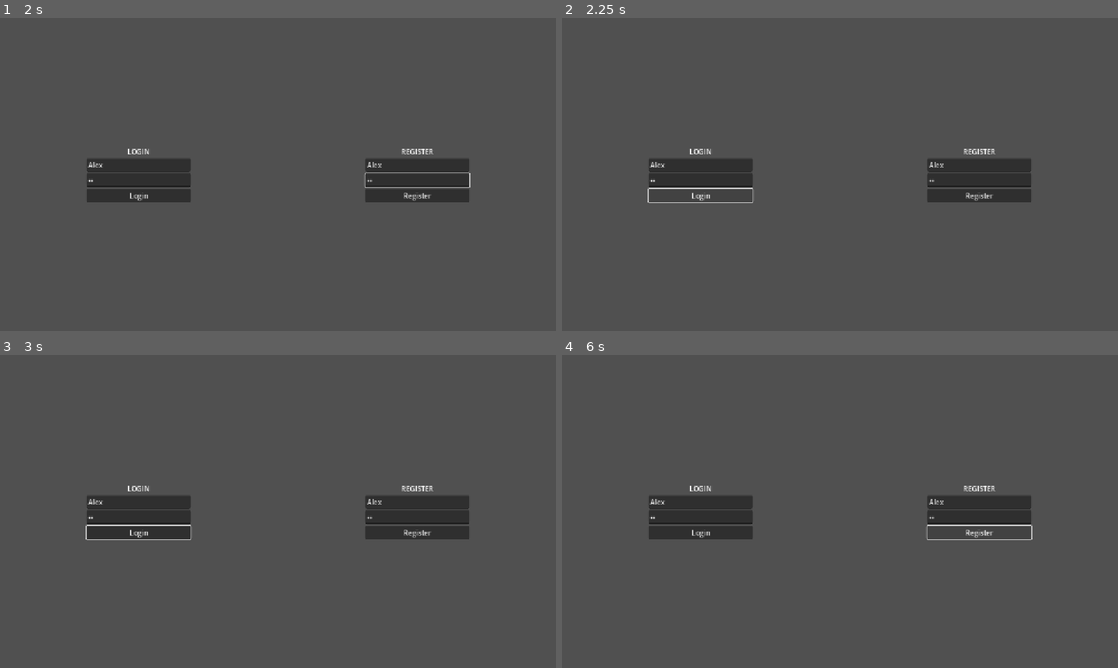
Above: before the commit, frames 1-4 (two rows, left to right).
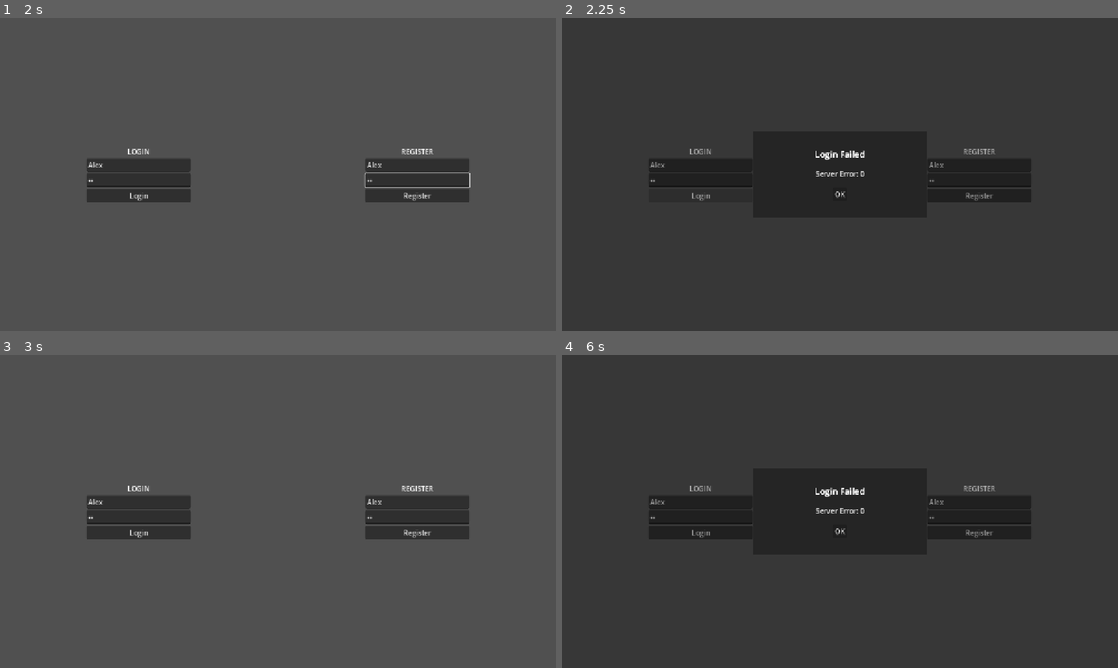
Above: after the commit, the same moments.

Repository: SnappyDragon64/horseshoe-client
Game: Godot game, scene res://game/main.tscn
Two runs of this game, one before a commit and one after it. Both use one fixed random seed, a clock stepped at 60 frames per second and the inputs below. The engine's default icon, where the game draws it, is replaced by a stand-in: a white triangle on a blue panel in a dark square.
Inputs (mouse positions are in pixels of both pictures, inside the frame that each line leads up to):
- Up to frame 1 (2 s): click (139, 165) at 0.52 s; type "Alex" at 0.6 s; click (139, 180) at 0.75 s; type "12" at 0.83 s; click (417, 165) at 0.98 s; type "Alex" at 1.07 s; click (417, 180) at 1.27 s; type "12" at 1.35 s
- Up to frame 2 (2.25 s): click "Login" at 2 s
- Up to frame 3 (3 s): click (278, 530) at 2.75 s, where only the run after the commit has a clickable "OK"
- Up to frame 4 (6 s): click "Register" at 3.5 s; click (840, 530) at 4.25 s, where only the run after the commit has a clickable "OK"; click "Login" at 5 s; click "Register" at 5.75 s

Frame 1 is identical in both runs. In frame 2, 95% of the frame differs, in the area x 0-100%, y 0-100%; in frame 3, 0.1%; in frame 4, 96%.

Commit message:
Simplified UI system

Diff:
--- a/game/core/ui_stack.gd
+++ b/game/core/ui_stack.gd
@@ -1,7 +1,5 @@
 extends CanvasLayer
 
-
-var dimmer: ColorRect
 
 var _view_stack: Array[UIView] = []
 
@@ -12,17 +10,6 @@
 func _ready() -> void:
 	layer = 100
 	set_process_unhandled_input(true)
-	_setup_dimmer()
-
-
-func _setup_dimmer() -> void:
-	dimmer = ColorRect.new()
-	dimmer.name = "Dimmer"
-	dimmer.color = Color(0,0,0,0.5)
-	dimmer.set_anchors_preset(Control.PRESET_FULL_RECT)
-	dimmer.mouse_filter = Control.MOUSE_FILTER_STOP
-	dimmer.visible = false
-	add_child(dimmer)
 
 
 func _unhandled_input(event: InputEvent) -> void:
@@ -31,7 +18,7 @@
 
 	var top: UIView = _view_stack.back()
 
-	if event.is_action_pressed("ui_cancel") and top._close_on_escape and _view_stack.size() > 1:
+	if event.is_action_pressed("ui_cancel") and top.close_on_escape and _view_stack.size() > 1:
 		top.close()
 		get_viewport().set_input_as_handled()
 
@@ -42,7 +29,6 @@
 
 	_view_stack.erase(view)
 	view.queue_free()
-	_update_dimmer_state()
 
 	if not _view_stack.is_empty():
 		var top: UIView = _view_stack.back()
@@ -54,35 +40,9 @@
 		top.grab_default_focus.call_deferred()
 
 
-func _update_dimmer_state() -> void:
-	dimmer.visible = false
-
-	if _view_stack.is_empty():
-		return
-
-	var index := -1
-
-	for i in range(_view_stack.size() - 1, -1, -1):
-		var view := _view_stack[i]
-
-		if view.visible and view._is_modal:
-			index = view.get_index() - 1
-			break
-
-	if index != -1:
-		dimmer.visible = true
-		move_child(dimmer, index)
-
-
 func _instantiate_view(def: UIViewDef) -> UIView:
 	var scene: PackedScene = def.get_scene()
 	var view: UIView = scene.instantiate()
-
-	view._id = def.id
-	view._is_modal = def.is_modal
-	view._close_on_escape = def.close_on_escape
-	view._hide_previous = def.hide_previous
-
 	return view
 
 
@@ -105,22 +65,21 @@
 	_view_stack.append(view)
 
 	clear_focus()
-	_update_dimmer_state()
 
-	_handle_push(def, view, previous_view)
+	_handle_push(view, previous_view)
+
+	_pushing = false
 
 	return view
 
 
-func _handle_push(def: UIViewDef, view: UIView, previous_view: UIView) -> void:
-	if def.hide_previous and is_instance_valid(previous_view) and not previous_view._closed:
+func _handle_push(view: UIView, previous_view: UIView) -> void:
+	if view.hide_previous and is_instance_valid(previous_view) and not previous_view._closed:
 		previous_view._suspend()
 		await previous_view.suspended
 
 	view._open()
 	await view.opened
-
-	_pushing = false
 
 	view.grab_default_focus.call_deferred()
 
@@ -142,9 +101,10 @@
 	_view_stack.push_front(view)
 
 	clear_focus()
-	_update_dimmer_state()
 
 	_handle_set_root(view)
+
+	_pushing = false
 
 	return view
 
@@ -152,8 +112,6 @@
 func _handle_set_root(view: UIView) -> void:
 	view._open()
 	await view.opened
-
-	_pushing = false
 
 	if _view_stack.back() == view:
 		view.grab_default_focus.call_deferred()
@@ -167,9 +125,6 @@
 			_view_stack.remove_at(i)
 			view.queue_free()
 
-	_update_dimmer_state()
-
-
 func clear_focus() -> void:
 	var viewport := get_viewport()
 
--- a/game/registry/ui/ui_view_def.gd
+++ b/game/registry/ui/ui_view_def.gd
@@ -3,31 +3,8 @@
 extends Definition
 
 
-@export var is_modal := false
-@export var close_on_escape := false
-@export var hide_previous := false
-
-
 func _get_path_hint() -> String:
 	return "*.tscn"
-
-
-func as_modal(flag := true) -> UIViewDef:
-	var def := self.duplicate()
-	def.is_modal = flag
-	return def
-
-
-func closes_on_escape(flag := true) -> UIViewDef:
-	var def := self.duplicate()
-	def.close_on_escape = flag
-	return def
-
-
-func hides_previous(flag := true) -> UIViewDef:
-	var def := self.duplicate()
-	def.hide_previous = flag
-	return def
 
 
 func get_scene() -> PackedScene:
--- a/game/registry/ui/ui_views.gd
+++ b/game/registry/ui/ui_views.gd
@@ -5,5 +5,5 @@
 var MAIN_MENU: UIViewDef = _register("main_menu", UIViewDef.new("res://game/ui/main_menu/auth_screen.tscn"))
 var HUD: UIViewDef = _register("hud", UIViewDef.new("res://game/ui/hud/hud.tscn"))
 var LOADER: UIViewDef = _register("loader", UIViewDef.new("res://game/ui/loading/loading_screen.tscn"))
-var SPINNER: UIViewDef = _register("spinner", UIViewDef.new("res://game/ui/loading/spinner.tscn").as_modal())
-var POPUP: UIViewDef = _register("popup", UIViewDef.new("res://game/ui/common/popup.tscn").as_modal())
+var SPINNER: UIViewDef = _register("spinner", UIViewDef.new("res://game/ui/loading/spinner.tscn"))
+var POPUP: UIViewDef = _register("popup", UIViewDef.new("res://game/ui/common/popup.tscn"))
--- a/game/ui/common/popup.tscn
+++ b/game/ui/common/popup.tscn
@@ -15,7 +15,17 @@
 grow_vertical = 2
 mouse_filter = 1
 script = ExtResource("1_d7ru6")
+close_on_escape = true
 metadata/_custom_type_script = "uid://c6injeip41b55"
+
+[node name="ColorRect" type="ColorRect" parent="."]
+layout_mode = 1
+anchors_preset = 15
+anchor_right = 1.0
+anchor_bottom = 1.0
+grow_horizontal = 2
+grow_vertical = 2
+color = Color(0, 0, 0, 0.3137255)
 
 [node name="CenterContainer" type="CenterContainer" parent="."]
 layout_mode = 1
--- a/game/ui/loading/spinner.tscn
+++ b/game/ui/loading/spinner.tscn
@@ -11,8 +11,16 @@
 grow_horizontal = 2
 grow_vertical = 2
 script = ExtResource("1_8qf5o")
-close_on_escape = false
 metadata/_custom_type_script = "uid://c6injeip41b55"
+
+[node name="ColorRect" type="ColorRect" parent="."]
+layout_mode = 1
+anchors_preset = 15
+anchor_right = 1.0
+anchor_bottom = 1.0
+grow_horizontal = 2
+grow_vertical = 2
+color = Color(0, 0, 0, 0.3137255)
 
 [node name="TextureRect" type="TextureRect" parent="."]
 layout_mode = 1
--- a/game/ui/ui_view.gd
+++ b/game/ui/ui_view.gd
@@ -10,14 +10,8 @@
 var _suspended := false
 var _closed := false
 
-@warning_ignore("unused_private_class_variable")
-var _id := &""
-@warning_ignore("unused_private_class_variable")
-var _is_modal := false
-@warning_ignore("unused_private_class_variable")
-var _close_on_escape := false
-@warning_ignore("unused_private_class_variable")
-var _hide_previous := false
+@export var close_on_escape := false
+@export var hide_previous := false
 
 
 func _ready() -> void:
@@ -51,9 +45,9 @@
 		return
 
 	_suspended = true
-	set_process_mode(PROCESS_MODE_DISABLED)
 	@warning_ignore("redundant_await")
 	await _animate_hide()
+	visible = false
 	suspended.emit()
 
 
@@ -63,7 +57,7 @@
 		return
 
 	_suspended = false
-	set_process_mode(PROCESS_MODE_INHERIT)
+	visible = true
 	@warning_ignore("redundant_await")
 	await _animate_show()
 	resumed.emit()
